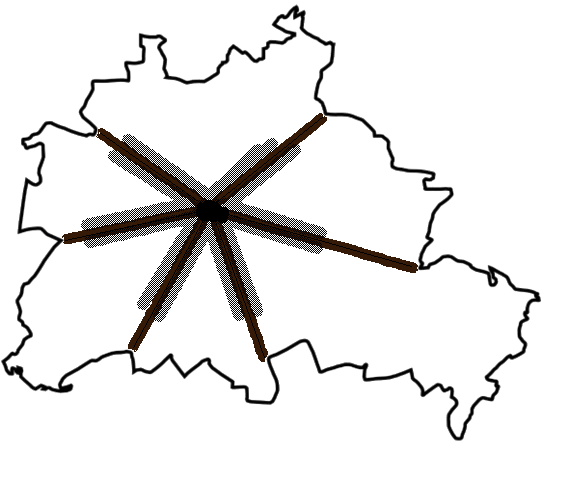
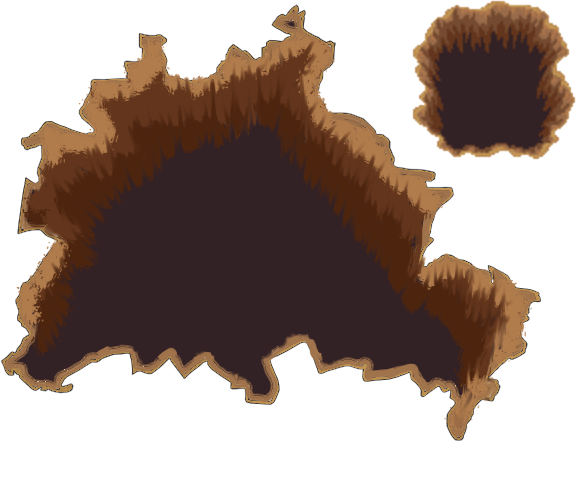
Two versions of the same layered image (576x480). Layer-by-layer changes:
added layer "Layer 6(pasted)" above "Layer 5(pasted)" over [331, 0, 576, 290]
added layer "Layer 5(pasted)" above "Layer 4" over [2, 0, 576, 440]
hid "Layer 4", painted on it over [2, 64, 448, 384]
painted on "Layer 2(pasted)" over [2, 0, 576, 440]
